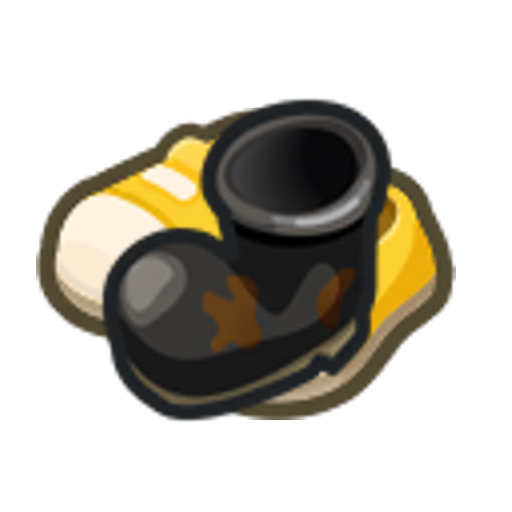
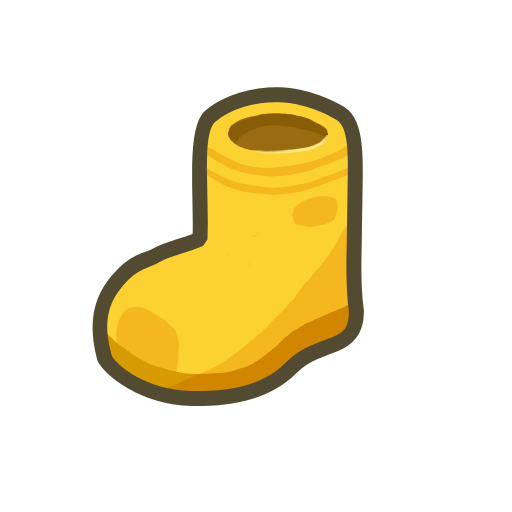
Layered file, before and after one edit (w=512, h=512). Changes by layer:
added group "Group 6" with 4 layers above "Reference 2" over [36, 87, 456, 423]
added layer "Shading" (multiply, 40%) in group "Group 6" over [36, 87, 456, 423]
added layer "Sole" in group "Group 6" over [36, 87, 456, 423]
added layer "Details" in group "Group 6" over [36, 87, 456, 423]
renamed "Paint Layer 1" to "Silohuette", moved it into group "Group 6", painted on it over [36, 87, 456, 423]
hid "Reference 2", blend normal → multiply, painted on it over [64, 87, 448, 423]
hid "Reference", painted on it over [36, 87, 456, 423]
